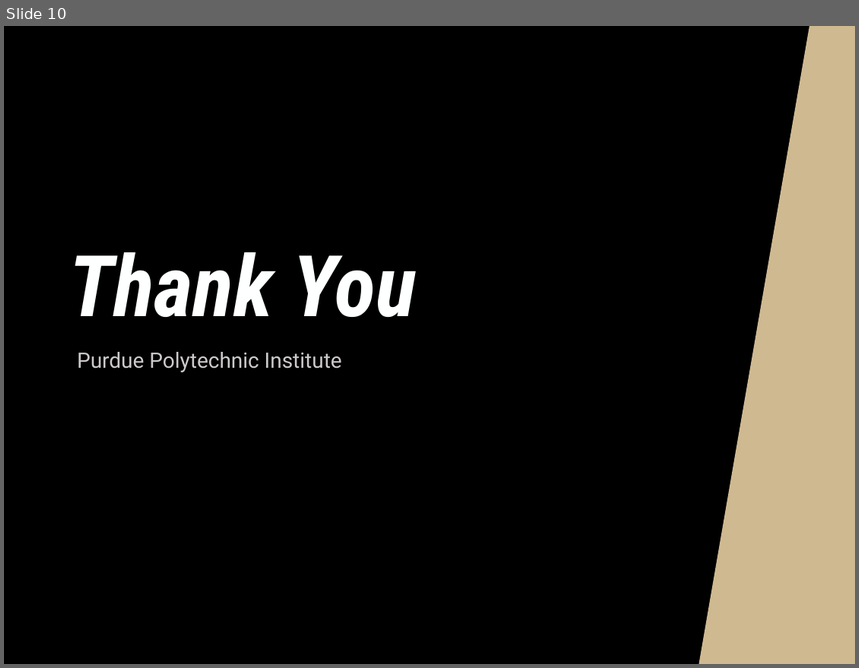
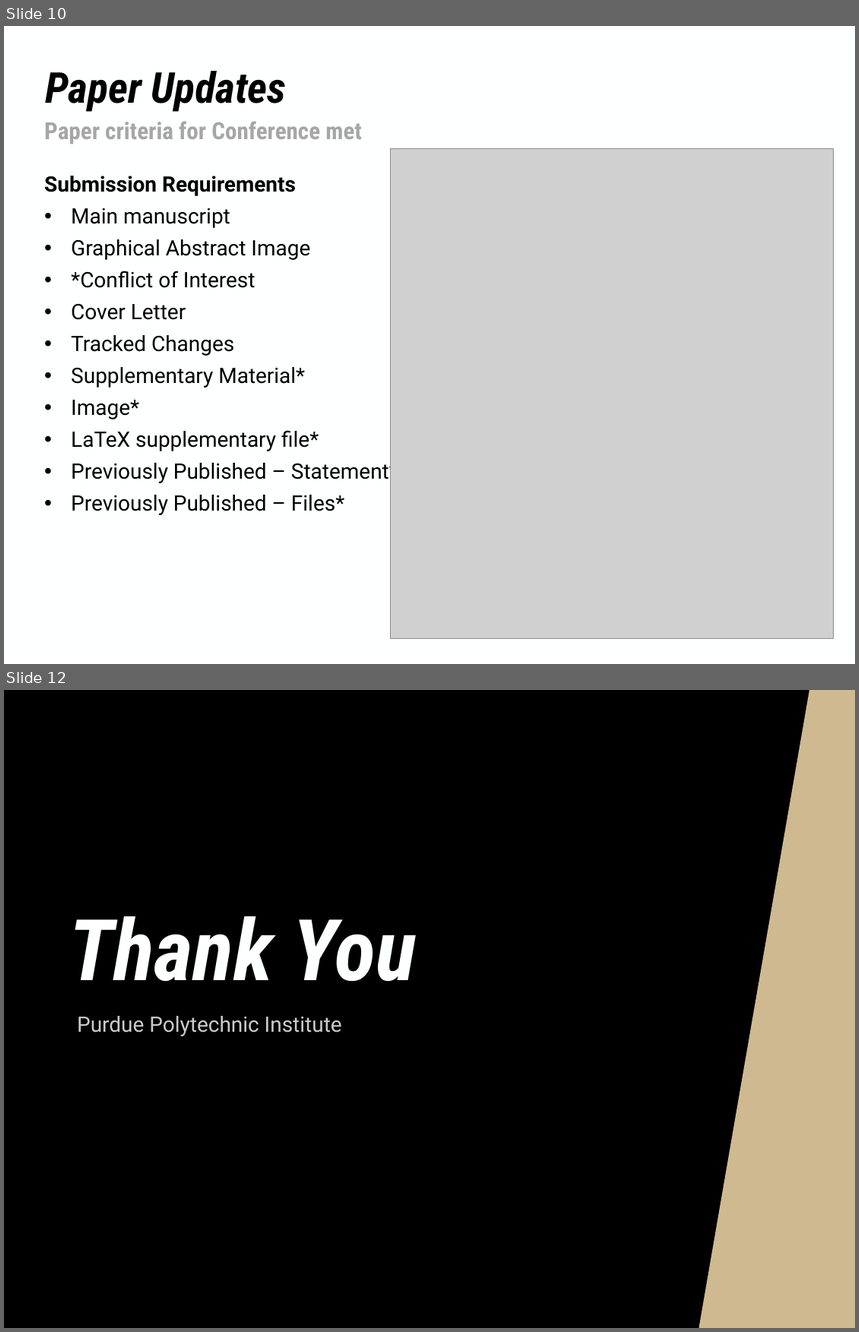
Before and after one commit to NHuang58/Biomedical_Device_PCB, a slide deck: Documentation/Slides/Week_29.pptx. Shown one above the other, each under a label of ours: slide 10 before the commit, slides 10 and 12 after it; the slides between them are not shown. The pictures are 859x668 and 859x1332 pixels, drawn with LibreOffice and Linux fonts; fonts in the diff are those of the drawing; grey boxes stand for pictures; background and template pictures are left out. Boxes give left, top, right and bottom in pixels: in the first picture for what was removed or moved away, otherwise in the second. Text is boxed around its words. In the diff, an @@ line names an element or a change of style, - is before the commit and + after.

```diff
--- a/Documentation/Slides/Week_29.pptx
+++ b/Documentation/Slides/Week_29.pptx
@@ slide 10 added at bbox=[4, 26, 855, 664], background #FEFFFF @@
@@ title added at bbox=[45, 71, 287, 112], 36 pt, text #000000, bold, italic @@
+Paper Updates
@@ text added at bbox=[44, 121, 362, 144], 20 pt, text #A6A6A6, bold @@
+Paper criteria for Conference met
@@ picture added at bbox=[390, 148, 834, 639] @@
@@ text added at bbox=[44, 176, 398, 515], 18 pt, text #000000 @@
+Submission Requirements
+• Main manuscript
+• Graphical Abstract Image
+• *Conflict of Interest
+• Cover Letter
+• Tracked Changes
+• Supplementary Material*
+• Image*
+• LaTeX supplementary file*
+• Previously Published – Statement*
+• Previously Published – Files*
@@ text added at bbox=[699, 612, 824, 642], 10 pt, text #8C8C8C @@
+9/11
@@ what was slide 10 is now slide 12 @@
```
Also in this commit, not shown: 9 slides changed, 1 other slide added, 6 other files.
